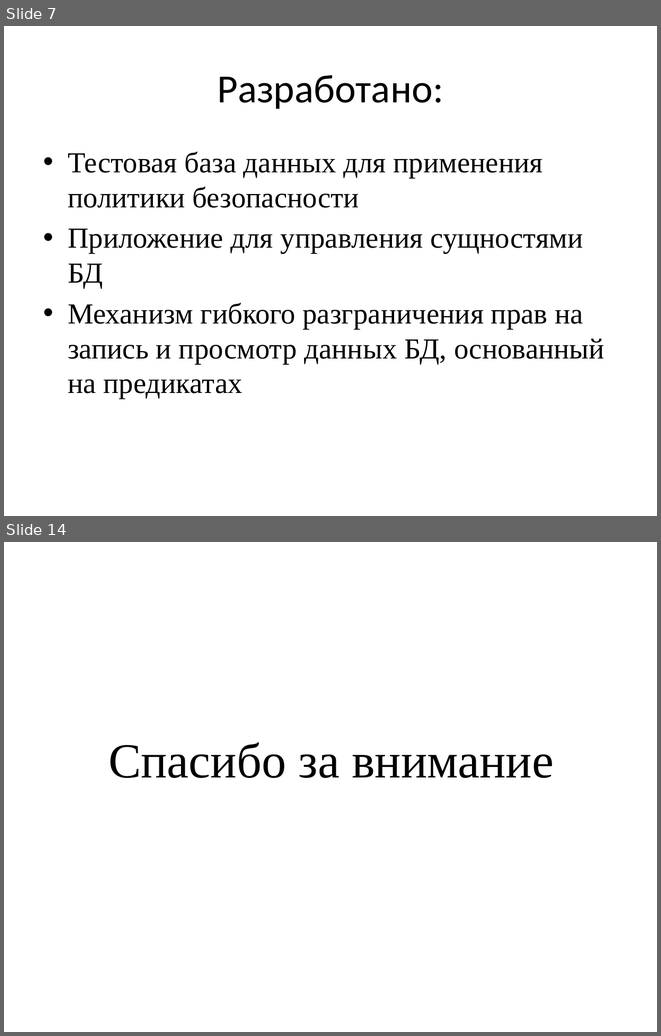
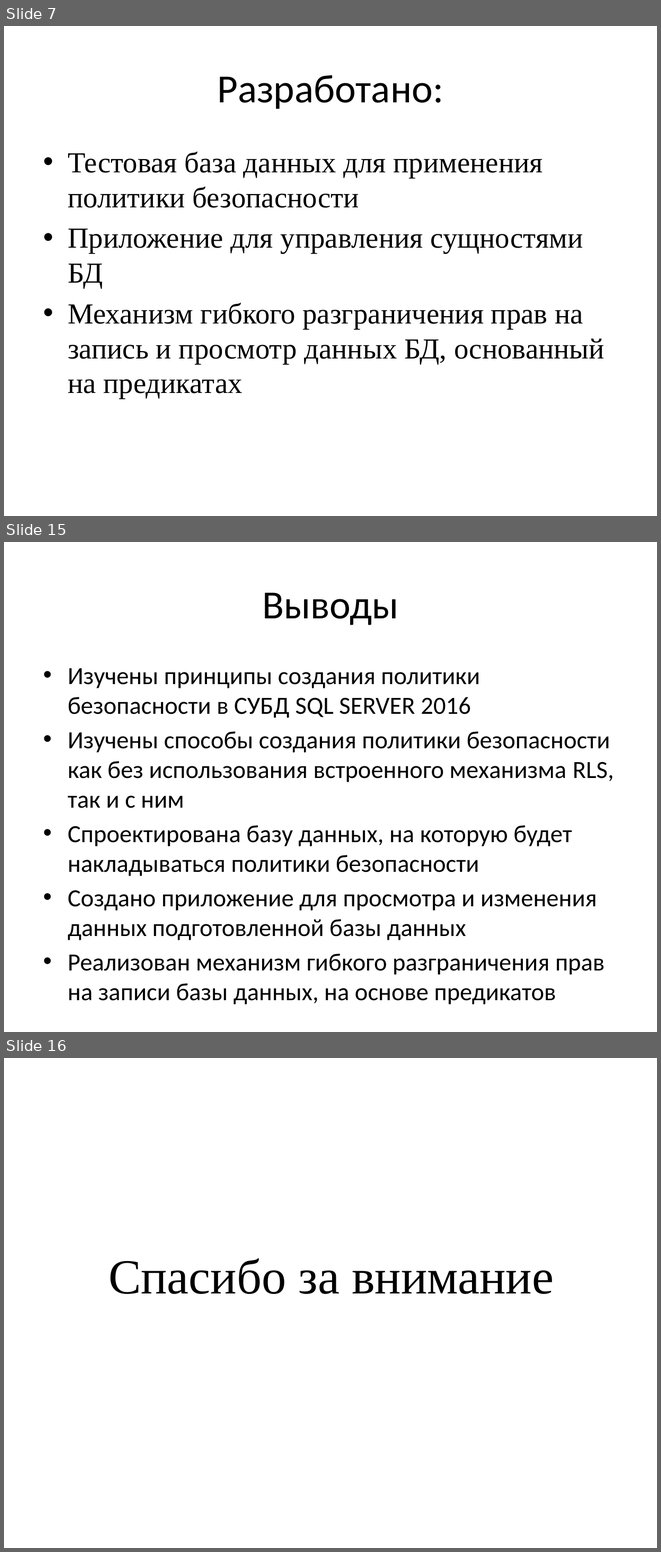
Before and after one commit to prototype9449/meaningless-course-work, a slide deck: презентация.pptx. Shown one above the other, each under a label of ours: slides 7 and 14 before the commit, slides 7, 15 and 16 after it; the slides between them are not shown. The pictures are 661x1036 and 661x1552 pixels, drawn with LibreOffice and Linux fonts; fonts in the diff are those of the drawing. Boxes give left, top, right and bottom in pixels: in the first picture for what was removed or moved away, otherwise in the second. Text is boxed around its words. In the diff, an @@ line names an element or a change of style, - is before the commit and + after.

Commit message:
26

```diff
--- a/презентация.pptx
+++ b/презентация.pptx
@@ slide 15 added at (x1=4, y1=542, x2=657, y2=1032), background #FFFFFF @@
@@ title added at (x1=262, y1=592, x2=398, y2=625), 44 pt, text #000000 @@
+Выводы
@@ text added at (x1=68, y1=668, x2=614, y2=1004), 27.2 pt, text #000000 @@
+• Изучены принципы создания политики безопасности в СУБД SQL SERVER 2016
+• Изучены способы создания политики безопасности как без использования встроенного механизма RLS, так и с ним
+• Спроектирована базу данных, на которую будет накладываться политики безопасности
+• Создано приложение для просмотра и изменения данных подготовленной базы данных
+• Реализован механизм гибкого разграничения прав на записи базы данных, на основе предикатов
@@ what was slide 14 is now slide 16 @@
```
Also in this commit, not shown: 1 slide changed, 6 other slides added, 5 slides removed.
